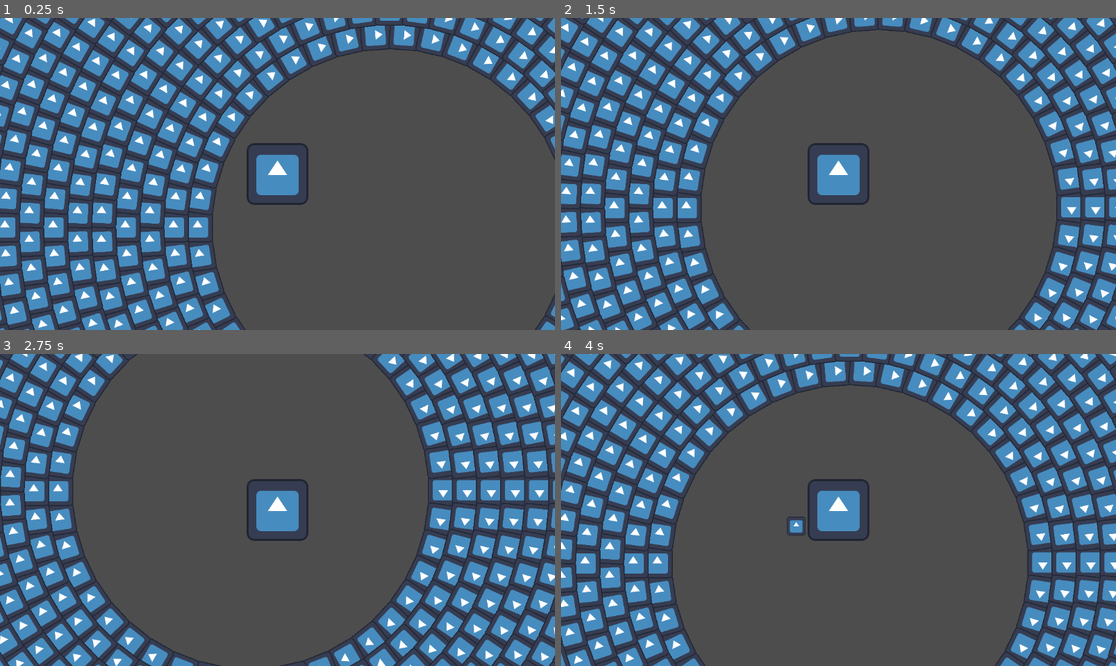
Above: before the commit, frames 1-4 (two rows, left to right).
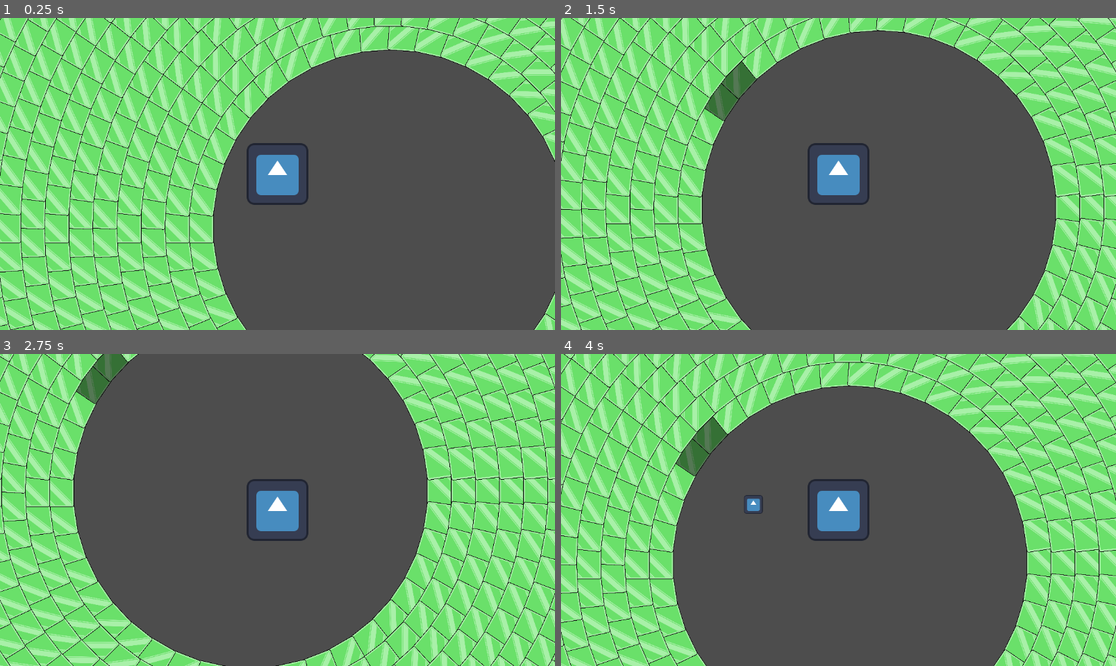
Above: after the commit, the same moments.

Repository: ErikJEnos/SoftwareGameJam2025
Game: Godot game, scene res://Prefabs/Game.tscn
Same seed, same stepped clock (60 frames per second), same inputs: the game is played once before the commit and once after it. The engine's default icon, where the game draws it, is replaced by a stand-in: a white triangle on a blue panel in a dark square.
Inputs (mouse positions are in pixels of both pictures, inside the frame that each line leads up to):
- Up to frame 1 (0.25 s): no input
- Up to frame 2 (1.5 s): tap Enter at 0.5 s; move the mouse to (960, 158) at 0.52 s; hold D (move_right) 0.53-1.28 s; click (960, 158) at 0.67 s; move the mouse to (727, 189) at 1.27 s; hold S (move_down) from 1.28 s (still down)
- Up to frame 3 (2.75 s): move the mouse to (333, 441) at 2.02 s; release S (move_down) at 2.03 s; hold D (move_right) from 2.03 s (still down)
- Up to frame 4 (4 s): move the mouse to (810, 572) at 2.77 s; release D (move_right) at 2.78 s; hold W (move_up) 2.78-3.53 s; click (810, 572) at 2.92 s; move the mouse to (1005, 556) at 3.52 s; hold A (move_left) from 3.53 s (still down)

The runs differ from the first frame. In frame 1, 53% of the frame differs, in the area x 0-100%, y 0-100%; in frame 2, 49%; in frame 3, 47%; in frame 4, 52%.

Commit message:
power ups
power up drops

Diff:
--- a/Prefabs/Box.tscn
+++ b/Prefabs/Box.tscn
@@ -1,7 +1,7 @@
 [gd_scene load_steps=5 format=3 uid="uid://wjqcc7omr4rn"]
 
-[ext_resource type="Texture2D" uid="uid://byu307smvmby3" path="res://Images/icon.svg" id="1_3kumw"]
 [ext_resource type="Script" path="res://Prefabs/Wall.gd" id="1_i4rck"]
+[ext_resource type="Texture2D" uid="uid://coki3qeau44jh" path="res://Images/blockgreen.png" id="2_gay4x"]
 
 [sub_resource type="RectangleShape2D" id="RectangleShape2D_ok4yk"]
 size = Vector2(128, 128)
@@ -16,7 +16,8 @@
 script = ExtResource("1_i4rck")
 
 [node name="Sprite2D" type="Sprite2D" parent="."]
-texture = ExtResource("1_3kumw")
+scale = Vector2(0.7, 0.7)
+texture = ExtResource("2_gay4x")
 
 [node name="CollisionShape2D" type="CollisionShape2D" parent="."]
 shape = SubResource("RectangleShape2D_ok4yk")
--- a/Prefabs/Game.tscn
+++ b/Prefabs/Game.tscn
@@ -11,7 +11,6 @@
 position = Vector2(805, 572)
 box_scene = ExtResource("2_hry28")
 radius = 350.0
-box_width = 60.0
 
 [node name="PlayerNode" parent="." instance=ExtResource("3_heauh")]
 position = Vector2(571, 462)
--- /dev/null
+++ b/Prefabs/PowerUps/BulletSpeedUp.tscn
@@ -0,0 +1,19 @@
+[gd_scene load_steps=4 format=3 uid="uid://dj3sgys5ssens"]
+
+[ext_resource type="Script" path="res://Scripts/power_up.gd" id="1_eax1w"]
+[ext_resource type="Texture2D" uid="uid://b0c251serep7v" path="res://icon.svg" id="2_qoovl"]
+
+[sub_resource type="CircleShape2D" id="CircleShape2D_0gfh7"]
+radius = 90.0
+
+[node name="BulletSpeedUp" type="Node2D"]
+script = ExtResource("1_eax1w")
+
+[node name="Sprite2D" type="Sprite2D" parent="."]
+scale = Vector2(0.1, 0.1)
+texture = ExtResource("2_qoovl")
+
+[node name="Area2D" type="Area2D" parent="Sprite2D"]
+
+[node name="CollisionShape2D" type="CollisionShape2D" parent="Sprite2D/Area2D"]
+shape = SubResource("CircleShape2D_0gfh7")
--- /dev/null
+++ b/Prefabs/PowerUps/DamageUp.tscn
@@ -0,0 +1,19 @@
+[gd_scene load_steps=4 format=3 uid="uid://g1flgwss31f3"]
+
+[ext_resource type="Script" path="res://Scripts/power_up.gd" id="1_k2jas"]
+[ext_resource type="Texture2D" uid="uid://b0c251serep7v" path="res://icon.svg" id="2_1rq85"]
+
+[sub_resource type="CircleShape2D" id="CircleShape2D_0gfh7"]
+radius = 90.0
+
+[node name="DamageUp" type="Node2D"]
+script = ExtResource("1_k2jas")
+
+[node name="Sprite2D" type="Sprite2D" parent="."]
+scale = Vector2(0.1, 0.1)
+texture = ExtResource("2_1rq85")
+
+[node name="Area2D" type="Area2D" parent="Sprite2D"]
+
+[node name="CollisionShape2D" type="CollisionShape2D" parent="Sprite2D/Area2D"]
+shape = SubResource("CircleShape2D_0gfh7")
--- /dev/null
+++ b/Prefabs/PowerUps/FireRateUp.tscn
@@ -0,0 +1,19 @@
+[gd_scene load_steps=4 format=3 uid="uid://bj675klwkk02r"]
+
+[ext_resource type="Script" path="res://Scripts/power_up.gd" id="1_pp54r"]
+[ext_resource type="Texture2D" uid="uid://b0c251serep7v" path="res://icon.svg" id="2_uiii1"]
+
+[sub_resource type="CircleShape2D" id="CircleShape2D_0gfh7"]
+radius = 90.0
+
+[node name="FireRateUp" type="Node2D"]
+script = ExtResource("1_pp54r")
+
+[node name="Sprite2D" type="Sprite2D" parent="."]
+scale = Vector2(0.1, 0.1)
+texture = ExtResource("2_uiii1")
+
+[node name="Area2D" type="Area2D" parent="Sprite2D"]
+
+[node name="CollisionShape2D" type="CollisionShape2D" parent="Sprite2D/Area2D"]
+shape = SubResource("CircleShape2D_0gfh7")
--- /dev/null
+++ b/Prefabs/PowerUps/PowerUp.tscn
@@ -0,0 +1,3 @@
+[gd_scene format=3 uid="uid://cymmr2v6l2llh"]
+
+[node name="Node2D" type="Node2D"]
--- /dev/null
+++ b/Prefabs/PowerUps/SpeedUp.tscn
@@ -0,0 +1,19 @@
+[gd_scene load_steps=4 format=3 uid="uid://dsl5tls2p8n0c"]
+
+[ext_resource type="Script" path="res://Scripts/power_up.gd" id="1_yrvky"]
+[ext_resource type="Texture2D" uid="uid://b0c251serep7v" path="res://icon.svg" id="2_ovfw1"]
+
+[sub_resource type="CircleShape2D" id="CircleShape2D_0gfh7"]
+radius = 90.0
+
+[node name="SpeedUp" type="Node2D"]
+script = ExtResource("1_yrvky")
+
+[node name="Sprite2D" type="Sprite2D" parent="."]
+scale = Vector2(0.1, 0.1)
+texture = ExtResource("2_ovfw1")
+
+[node name="Area2D" type="Area2D" parent="Sprite2D"]
+
+[node name="CollisionShape2D" type="CollisionShape2D" parent="Sprite2D/Area2D"]
+shape = SubResource("CircleShape2D_0gfh7")
--- a/Prefabs/Wall.gd
+++ b/Prefabs/Wall.gd
@@ -1,13 +1,44 @@
 extends StaticBody2D
 
 @export var health: float = 10.0
+
+var allPowerUps = [
+	preload("res://Prefabs/PowerUps/BulletSpeedUp.tscn"),
+	preload("res://Prefabs/PowerUps/DamageUp.tscn"),
+	preload("res://Prefabs/PowerUps/FireRateUp.tscn"),
+	preload("res://Prefabs/PowerUps/SpeedUp.tscn"),
+	preload("res://Prefabs/PowerUps/PowerUp.tscn"),
+	preload("res://Prefabs/PowerUps/PowerUp.tscn"),
+	preload("res://Prefabs/PowerUps/PowerUp.tscn"),
+	preload("res://Prefabs/PowerUps/PowerUp.tscn"),
+	preload("res://Prefabs/PowerUps/PowerUp.tscn"),
+	preload("res://Prefabs/PowerUps/PowerUp.tscn"),
+	preload("res://Prefabs/PowerUps/PowerUp.tscn"),
+	preload("res://Prefabs/PowerUps/PowerUp.tscn"),
+	preload("res://Prefabs/PowerUps/PowerUp.tscn"),
+	preload("res://Prefabs/PowerUps/PowerUp.tscn"),
+	preload("res://Prefabs/PowerUps/PowerUp.tscn"),
+]
 
 # Called when the node enters the scene tree for the first time.
 func _ready() -> void:
 	pass # Replace with function body.
 
-
 func RemoveHealth(damage: float) -> void:
 	health -= damage
+	modulate = Color(0.5, 0.5, 0.5)
 	if(health <= 0):
+		spawn_random_power_up()
 		queue_free()
+
+func _deferred_spawn_random_power_up():
+	var random = randi() % allPowerUps.size()
+	var power_up_scene = allPowerUps[random]
+	var power_up = power_up_scene.instantiate()
+	get_tree().root.add_child(power_up)
+	power_up.global_position = global_position
+	print("Power up dropped", power_up, power_up.position)
+
+func spawn_random_power_up():
+	# This is where you might be modifying a physics state like a collision shape
+	call_deferred("_deferred_spawn_random_power_up")
--- a/Scripts/LevelSpawnner.gd
+++ b/Scripts/LevelSpawnner.gd
@@ -7,7 +7,7 @@
 
 @export var rows: int = 50
 # Width of each box
-@export var box_width: float = 20.0
+@export var box_width: float = 60.0
 
 func _ready():
 	var num_boxes = calculate_num_boxes(radius, box_width)
@@ -36,7 +36,7 @@
 
 			# Instance the box scene
 			var box = box_scene.instantiate()
-			box.position = position
+			box.global_position = position
 
 			# Rotate the box to face the center
 			box.look_at(Vector2(0, 0))
--- a/Scripts/bullet.gd
+++ b/Scripts/bullet.gd
@@ -1,6 +1,6 @@
 extends RigidBody2D
 
-@export var speed: float = 100.0  # Speed of the bullet
+@export var speed: float = 300.0  # Speed of the bullet
 @export var damage: float = 5.0  # damage of the bullet
 
 func initialize(_damage: float, _speed: float):
--- a/Scripts/player.gd
+++ b/Scripts/player.gd
@@ -2,7 +2,7 @@
 
 # Movement speed
 @export var speed: float = 200.0
-@export var bulletSpeed: float = 200.0
+@export var bulletSpeed: float = 300.0
 @export var bulletDamage: float = 5.0
 
 var can_shoot = false
--- /dev/null
+++ b/Scripts/power_up.gd
@@ -0,0 +1,11 @@
+extends Node2D
+
+
+# Called when the node enters the scene tree for the first time.
+func _ready() -> void:
+	pass # Replace with function body.
+
+
+# Called every frame. 'delta' is the elapsed time since the previous frame.
+func _process(delta: float) -> void:
+	pass
Binary file added: Images/blockgreen.png
Not shown, added: Images/blockgreen.png.import
